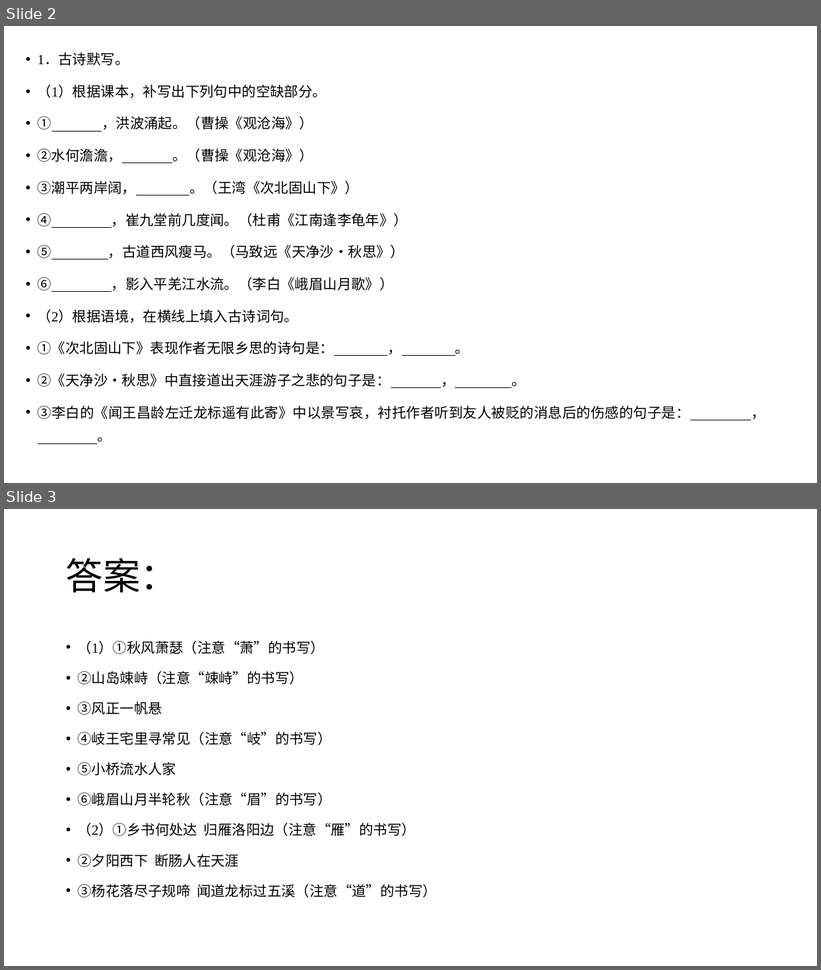
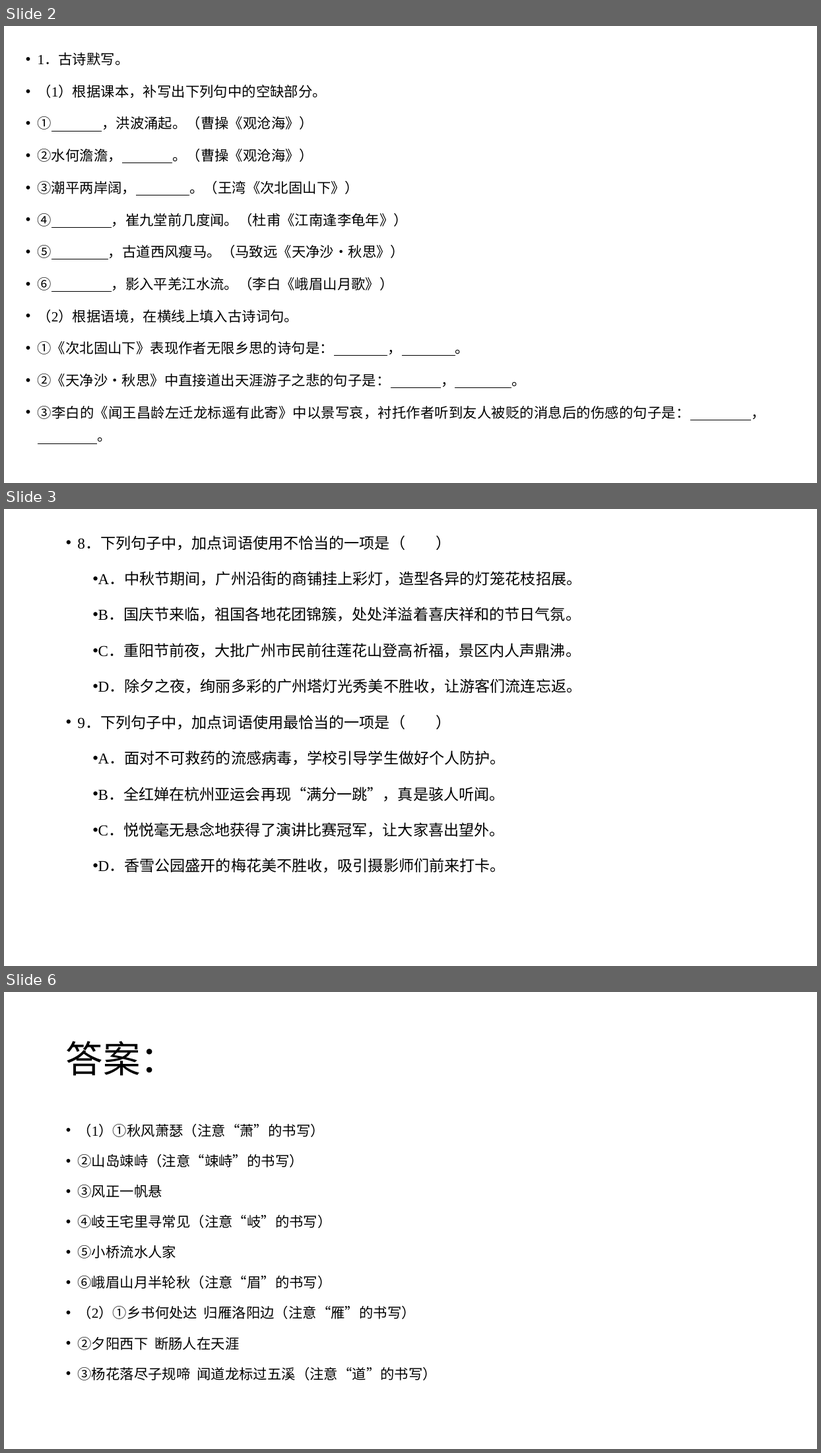
Before and after one commit to GY-feng/Notes, a slide deck: 备课-语文/PPT/小测.pptx. Shown one above the other, each under a label of ours: slides 2 and 3 before the commit, slides 2, 3 and 6 after it; the slides between them are not shown. The pictures are 821x970 and 821x1453 pixels, drawn with LibreOffice and Linux fonts; fonts in the diff are those of the drawing. Boxes give left, top, right and bottom in pixels: in the first picture for what was removed or moved away, otherwise in the second. Text is boxed around its words. In the diff, an @@ line names an element or a change of style, - is before the commit and + after.

```diff
--- a/备课-语文/PPT/小测.pptx
+++ b/备课-语文/PPT/小测.pptx
@@ slide 3 added at (x1=4, y1=509, x2=817, y2=966), background #FFFFFF @@
@@ text added at (x1=77, y1=536, x2=582, y2=873), 18 pt, text #000000 @@
+• 8．下列句子中，加点词语使用不恰当的一项是（ ）
+• A．中秋节期间，广州沿街的商铺挂上彩灯，造型各异的灯笼花枝招展。
+• B．国庆节来临，祖国各地花团锦簇，处处洋溢着喜庆祥和的节日气氛。
+• C．重阳节前夜，大批广州市民前往莲花山登高祈福，景区内人声鼎沸。
+• D．除夕之夜，绚丽多彩的广州塔灯光秀美不胜收，让游客们流连忘返。
+• 9．下列句子中，加点词语使用最恰当的一项是（ ）
+• A．面对不可救药的流感病毒，学校引导学生做好个人防护。
+• B．全红婵在杭州亚运会再现“满分一跳”，真是骇人听闻。
+• C．悦悦毫无悬念地获得了演讲比赛冠军，让大家喜出望外。
+• D．香雪公园盛开的梅花美不胜收，吸引摄影师们前来打卡。
@@ what was slide 3 is now slide 6 @@
```
Also in this commit, not shown: 3 other slides added, 12 other files.
